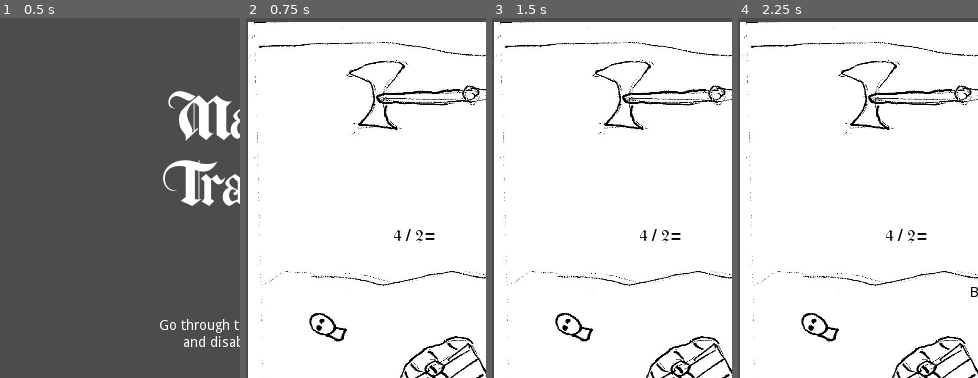
Above: before the commit, frames 1-4 (left to right).
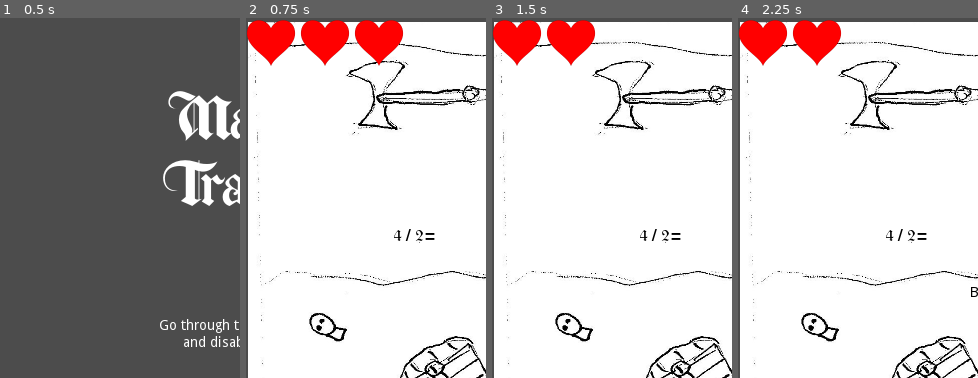
Above: after the commit, the same moments.

Repository: the-g-force/FamJam-May2020
Game: Godot game, scene res://src/TitleScene.tscn
Same seed, same stepped clock (60 frames per second), same inputs: the game is played once before the commit and once after it.
Inputs:
- Up to frame 1 (0.5 s): no input
- Up to frame 2 (0.75 s): click "Start" at 0.5 s
- Up to frame 3 (1.5 s): click "OK" at 1.25 s
- Up to frame 4 (2.25 s): no input
The pictures show only the part of the screen within x 0-50%, y 0-50%; the shares and areas given below are measured in that part.

Frame 1 is identical in both runs. In frame 2, 5.1% of the frame differs, in the area x 0-66%, y 0-14%; in frame 3, 3.4%; in frame 4, 3.4%.

Commit message:
Add simple health tracker

Diff:
--- a/project/project.godot
+++ b/project/project.godot
@@ -13,9 +13,15 @@
 "class": "Answer",
 "language": "GDScript",
 "path": "res://src/DynamicNumberLabel.gd"
+}, {
+"base": "HBoxContainer",
+"class": "HealthTracker",
+"language": "GDScript",
+"path": "res://src/HealthTracker.gd"
 } ]
 _global_script_class_icons={
-"Answer": ""
+"Answer": "",
+"HealthTracker": ""
 }
 
 [application]
--- a/project/src/DefaultScene.gd
+++ b/project/src/DefaultScene.gd
@@ -19,6 +19,7 @@
 		_feedback.text = "Yay"
 	else:
 		_feedback.text = "Boo"
+		$HealthTracker.health -= 1
 	_feedback_animatior.play("WIN")
 	$OnScreenKeyboard.disabled = true
 
--- a/project/src/DefaultScene.tscn
+++ b/project/src/DefaultScene.tscn
@@ -1,10 +1,11 @@
-[gd_scene load_steps=7 format=2]
+[gd_scene load_steps=8 format=2]
 
 [ext_resource path="res://src/OnScreenKeyboard.tscn" type="PackedScene" id=1]
 [ext_resource path="res://src/DefaultScene.gd" type="Script" id=2]
 [ext_resource path="res://src/DynamicNumberLabel.tscn" type="PackedScene" id=3]
 [ext_resource path="res://src/ProblemGenerator.tscn" type="PackedScene" id=4]
 [ext_resource path="res://assets/art.jpg" type="Texture" id=5]
+[ext_resource path="res://src/HealthTracker.tscn" type="PackedScene" id=6]
 
 [sub_resource type="Animation" id=1]
 resource_name = "WIN"
@@ -70,6 +71,8 @@
 
 [node name="AnimationPlayer" type="AnimationPlayer" parent="."]
 anims/WIN = SubResource( 1 )
+
+[node name="HealthTracker" parent="." instance=ExtResource( 6 )]
 [connection signal="backspace_pressed" from="OnScreenKeyboard" to="." method="_on_OnScreenKeyboard_backspace_pressed"]
 [connection signal="number_pressed" from="OnScreenKeyboard" to="." method="_on_OnScreenKeyboard_number_pressed"]
 [connection signal="ok_pressed" from="OnScreenKeyboard" to="." method="_on_OnScreenKeyboard_ok_pressed"]
--- /dev/null
+++ b/project/src/HealthTracker.gd
@@ -0,0 +1,26 @@
+extends HBoxContainer
+class_name HealthTracker
+
+export var health := 3 setget _set_health
+
+var _hearts = []
+
+onready var heart_image := preload("res://assets/heart.png")
+
+func _ready():
+	_update_ui()
+
+
+func _update_ui() -> void:
+	for child in get_children():
+		remove_child(child)
+		child.queue_free()
+	for _i in range(0,health):
+		var heart = TextureRect.new()
+		heart.texture = heart_image
+		add_child(heart)
+
+
+func _set_health(value):
+	health = value
+	_update_ui()
--- /dev/null
+++ b/project/src/HealthTracker.tscn
@@ -0,0 +1,9 @@
+[gd_scene load_steps=2 format=2]
+
+[ext_resource path="res://src/HealthTracker.gd" type="Script" id=1]
+
+[node name="HealthTracker" type="HBoxContainer"]
+script = ExtResource( 1 )
+__meta__ = {
+"_edit_use_anchors_": false
+}
Binary file added: project/assets/heart.png
Not shown, added: project/assets/heart.png.import
